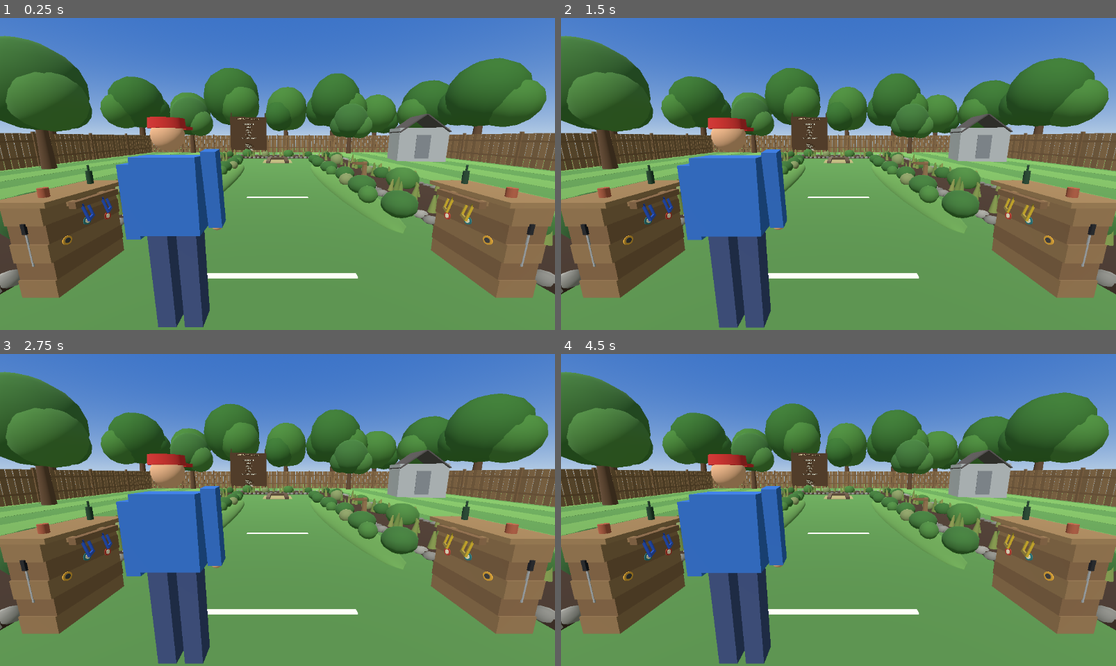
Above: before the commit, frames 1-4 (two rows, left to right).
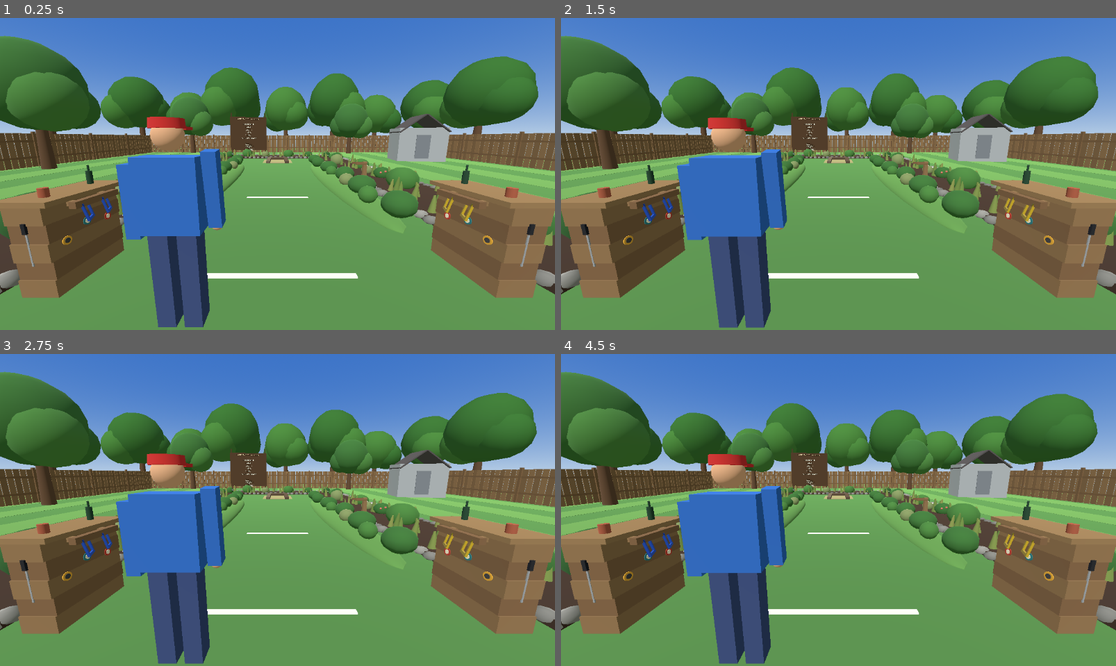
Above: after the commit, the same moments.

Repository: SibioJak/vr-horseshoes
Game: Godot game, scene res://main.tscn
Same seed, same stepped clock (60 frames per second), same inputs: the game is played once before the commit and once after it.
Inputs:
- Up to frame 1 (0.25 s): no input
- Up to frame 2 (1.5 s): no input
- Up to frame 3 (2.75 s): no input
- Up to frame 4 (4.5 s): no input

The runs differ from the first frame. In frame 1, 2.3% of the frame differs, in the area x 13-99%, y 12-50%; in frame 2, 2.3%; in frame 3, 2.3%; in frame 4, 2.4%.

Commit message:
Stage 2 / Stage A (final, code): guards and proof rig
Smoke gains the built-tree guards (Stage A exists fully planted, zero
collision anywhere under it, tree line on its surveyed spots, every
canopy wearing the sway shader with its amplitude set in one place);
the flower clusters plant denser so the accents read. The proof rig
gains the perimeter frames and the sway pair with its pixel
measurement. Tallies in the proofs commit that follows.

Diff:
--- a/scripts/main.gd
+++ b/scripts/main.gd
@@ -1393,10 +1393,10 @@
 	var flower_tfs: Array = []
 	var flower_cols: Array = []
 	for pt: Vector3 in shrub_pts:
-		if rng.randf() > 0.65:
+		if rng.randf() > 0.80:
 			continue
 		var fc: Color = flower_pal[rng.randi_range(0, flower_pal.size() - 1)]
-		var n_dots: int = rng.randi_range(4, 7)
+		var n_dots: int = rng.randi_range(5, 8)
 		for i: int in n_dots:
 			var off := Vector3(rng.randf_range(-0.34, 0.34), 0.0,
 				rng.randf_range(-0.34, 0.34))
@@ -1440,6 +1440,9 @@
 		var sm := ShaderMaterial.new()
 		sm.shader = sway_shader
 		sm.set_shader_parameter("albedo", c)
+		# Set explicitly (not left to the shader default) so
+		# the value has one home and the suites can read it.
+		sm.set_shader_parameter("sway_amp", 0.045)
 		leaf_mats.append(sm)
 	var blobs: Array = [
 		[Vector3(0.0, 3.1, 0.0), 1.6],
--- a/tests/render_proofs.gd
+++ b/tests/render_proofs.gd
@@ -39,6 +39,18 @@
 ##     round's end: the live pit closeup (all four settled shoes
 ##     parked around the stake, one dud wide) over the round's
 ##     score breakdown, seen from the player's eye.
+##   proofs/perimeter_from_40.png - Stage A from the 40 ft line
+##     at eye height: beds and stone framing the lane, the tree
+##     line beyond the far fence.
+##   proofs/perimeter_from_pit.png - Stage A from behind the
+##     pit looking back: the planted yard behind the player.
+##   proofs/bed_closeup.png - a right-hand bed at arm's length:
+##     stones, shrubs, tufts, flower dots.
+##   proofs/sway_a.png / sway_b.png - the sway pair: one
+##     designated background canopy against the sky, shot twice
+##     ~6 s apart; the suite MEASURES the canopy's displacement
+##     between the frames (see _canopy_centroid) and asserts it
+##     moved a little - present, small, never a lurch.
 ## These prove the rendered path + input path work together; they do
 ## NOT prove headset feel. The XR interaction layer is only verified
 ## when Chris runs it in the headset.
@@ -105,6 +117,42 @@
 		for y: int in range(0, img.get_height(), step):
 			distinct[img.get_pixel(x, y).to_rgba32()] = true
 	check(distinct.size() > 25, "frame at %s is a real scene (%d sampled colors)" % [out_rel, distinct.size()])
+
+
+## Like snap(), but hands back the frame for measurement.
+func snap_image(out_rel: String) -> Image:
+	await RenderingServer.frame_post_draw
+	var img: Image = root.get_texture().get_image()
+	var out_path: String = ProjectSettings.globalize_path(out_rel)
+	var err: Error = img.save_png(out_path)
+	check(err == OK, "screenshot saved to %s" % out_rel)
+	return img
+
+
+## The canopy's green run on one scanline: the run of
+## canopy-green pixels (green dominant over blue and red -
+## the sky behind is blue, the fence brown) that CONTAINS the
+## image centre column, returned as (centroid_x, width), or
+## (-1, 0) when no such run exists. The sway camera aims at
+## the canopy's centre, so its run is the centre one; grass
+## and beds sit far below the chosen scanline.
+func canopy_centroid(img: Image, y: int) -> Vector2:
+	var cx: int = img.get_width() / 2
+	var run_start: int = -1
+	var found := Vector2(-1.0, 0.0)
+	for x: int in img.get_width():
+		var px: Color = img.get_pixel(x, y)
+		var green: bool = px.g > px.b + 0.03 and px.g >= px.r
+		if green and run_start < 0:
+			run_start = x
+		elif not green and run_start >= 0:
+			if run_start <= cx and x - 1 >= cx:
+				found = Vector2(float(run_start) + float(x - run_start) * 0.5, float(x - run_start))
+			run_start = -1
+	if run_start >= 0 and run_start <= cx:
+		found = Vector2(float(run_start) + float(img.get_width() - run_start) * 0.5,
+			float(img.get_width() - run_start))
+	return found
 
 
 func _init() -> void:
@@ -157,6 +205,65 @@
 	await settle(6)
 	await snap(cam_a, "res://proofs/court_view.png")
 	cam_a.queue_free()
+
+	# --- Proof A3: the STAGE A perimeter (Stage 2) ---
+	# From the 40 ft line at standing eye height, down-court:
+	# the beds and their stone frame the lane, and the tree
+	# line stands beyond the far fence behind the pit.
+	var cam_p := Camera3D.new()
+	cam_p.fov = 55.0
+	cam_p.position = Vector3(0.8, 1.62, 0.6)
+	main.add_child(cam_p)
+	cam_p.look_at(Vector3(0.0, 0.4, -12.192), Vector3.UP)
+	cam_p.current = true
+	await settle(6)
+	await snap(cam_p, "res://proofs/perimeter_from_40.png")
+	# From behind the pit, looking back the way the player
+	# came: lane rows, beds, both stations, and the tree line
+	# over the pitching end.
+	cam_p.position = Vector3(0.0, 1.7, -15.0)
+	cam_p.look_at(Vector3(0.0, 0.9, 3.0), Vector3.UP)
+	await settle(6)
+	await snap(cam_p, "res://proofs/perimeter_from_pit.png")
+	# A bed close-up: stone edge, tufts, shrubs and flower
+	# dots in the right-hand bed, mid-lane.
+	cam_p.position = Vector3(2.1, 0.75, -4.4)
+	cam_p.look_at(Vector3(3.9, 0.10, -6.6), Vector3.UP)
+	await settle(6)
+	await snap(cam_p, "res://proofs/bed_closeup.png")
+	cam_p.queue_free()
+
+	# --- Proof A4: the sway pair (Stage A) ---
+	# BGTree3 - the big far tree at (-5, -22.8), canopy centre
+	# ~(-5, 5.9) - framed against the sky and shot twice ~6 s
+	# apart. The canopy run on a mid-canopy scanline must MOVE
+	# between frames, a little: at this distance (8.6 m, fov
+	# 55, 1280 wide) a pixel is ~7.0 mm, and the shader leans
+	# the crown a degree or two - single-digit to low-double-
+	# digit pixels, never a lurch, never a statue.
+	var cam_s := Camera3D.new()
+	cam_s.fov = 55.0
+	cam_s.position = Vector3(-5.0, 5.4, -14.2)
+	main.add_child(cam_s)
+	cam_s.look_at(Vector3(-5.0, 5.9, -22.8), Vector3.UP)
+	cam_s.current = true
+	await settle(6)
+	var sway_img_a: Image = await snap_image("res://proofs/sway_a.png")
+	await create_timer(6.0).timeout
+	var sway_img_b: Image = await snap_image("res://proofs/sway_b.png")
+	cam_s.queue_free()
+	var scan_y: int = int(float(sway_img_a.get_height()) * 0.45)
+	var run_a: Vector2 = canopy_centroid(sway_img_a, scan_y)
+	var run_b: Vector2 = canopy_centroid(sway_img_b, scan_y)
+	check(run_a.x >= 0.0 and run_b.x >= 0.0,
+		"sway pair: the designated canopy fills the frame centre in both shots (runs %.0f / %.0f px wide)"
+		% [run_a.y, run_b.y])
+	if run_a.x >= 0.0 and run_b.x >= 0.0:
+		var shift_px: float = absf(run_b.x - run_a.x)
+		var m_per_px: float = 2.0 * 8.61 * tan(deg_to_rad(27.5)) / 1280.0
+		check(shift_px >= 1.0 and shift_px <= 30.0,
+			"sway pair: canopy displaced %.1f px = %.3f m in ~6 s - moving, and small"
+			% [shift_px, shift_px * m_per_px])
 
 	# --- Proof A2: board close-up, MID-GAME (Backyard Game v1) ---
 	# Seed a game in progress, so the board renders its game
--- a/tests/smoke_main.gd
+++ b/tests/smoke_main.gd
@@ -963,6 +963,73 @@
 						% [row_name, top, h_line])
 				check(n_shrubs >= 9,
 					"FP18: %s carries its dotted plants (%d shrubs)" % [row_name, n_shrubs])
+	# --- Stage A: the planted perimeter (Stage 2, the ground) ---
+	# Beds, stone and the tree line are VISUAL ONLY - the
+	# structural guards: the stage exists fully planted, no
+	# collision hides anywhere under it, the tree line stands
+	# on its surveyed spots, and every background canopy wears
+	# the sway shader with a live amplitude. (Footprints are
+	# guarded numerically in the logic suite.)
+	var stage_a: Node = null
+	if main.scenery_root != null:
+		stage_a = main.scenery_root.get_node_or_null("StageA")
+	check(stage_a != null, "Stage A: the planted perimeter exists")
+	if stage_a != null:
+		var n_colliders: int = 0
+		var stack: Array = [stage_a]
+		while not stack.is_empty():
+			var nd: Node = stack.pop_back()
+			if nd is CollisionObject3D or nd is CollisionShape3D:
+				n_colliders += 1
+			for ch: Node in nd.get_children():
+				stack.append(ch)
+		check(n_colliders == 0,
+			"Stage A: no collision anywhere in the planted perimeter (%d found)" % n_colliders)
+		var beds_node: Node = stage_a.get_node_or_null("Beds")
+		check(beds_node != null, "Stage A: the beds are built")
+		if beds_node != null:
+			var n_mulch: int = 0
+			for ch: Node in beds_node.get_children():
+				if ch is MeshInstance3D:
+					n_mulch += 1
+			check(n_mulch == 3, "Stage A: three mulch beds (%d)" % n_mulch)
+			var stones: Node = beds_node.get_node_or_null("Stones")
+			check(stones != null and (stones as MultiMeshInstance3D).multimesh.instance_count >= 200,
+				"Stage A: stone edging rings the beds (%d stones)"
+				% ((stones as MultiMeshInstance3D).multimesh.instance_count if stones != null else 0))
+			var n_shrubs_a: int = 0
+			for fi: int in 3:
+				var sh: Node = beds_node.get_node_or_null("Shrubs%d" % fi)
+				if sh != null:
+					n_shrubs_a += (sh as MultiMeshInstance3D).multimesh.instance_count
+			check(n_shrubs_a >= 24, "Stage A: the beds are planted with shrubs (%d)" % n_shrubs_a)
+			var tufts: Node = beds_node.get_node_or_null("Tufts")
+			check(tufts != null and (tufts as MultiMeshInstance3D).multimesh.instance_count >= 120,
+				"Stage A: ornamental grass tufts fill the beds (%d)"
+				% ((tufts as MultiMeshInstance3D).multimesh.instance_count if tufts != null else 0))
+			var flowers: Node = beds_node.get_node_or_null("Flowers")
+			check(flowers != null and (flowers as MultiMeshInstance3D).multimesh.instance_count >= 80,
+				"Stage A: flowering accents dot the beds (%d)"
+				% ((flowers as MultiMeshInstance3D).multimesh.instance_count if flowers != null else 0))
+		var trees_node: Node = stage_a.get_node_or_null("Trees")
+		check(trees_node != null and trees_node.get_child_count() == main.stage_a_tree_spots().size(),
+			"Stage A: the tree line stands beyond the fence (%d trees)"
+			% (trees_node.get_child_count() if trees_node != null else 0))
+		if trees_node != null:
+			var spot0: Array = main.stage_a_tree_spots()[0]
+			var want0: Vector3 = spot0[0]
+			check((trees_node.get_child(0) as Node3D).global_position.distance_to(want0) < 0.01,
+				"Stage A: tree line stands on its surveyed spots")
+			var sway_ok: bool = true
+			for t: Node in trees_node.get_children():
+				for cn: Node in t.get_children():
+					if cn.name == "Canopy":
+						var m: ShaderMaterial = (cn as MeshInstance3D).material_override as ShaderMaterial
+						if m == null or m.get_shader_parameter("sway_amp") == null \
+								or float(m.get_shader_parameter("sway_amp")) <= 0.0:
+							sway_ok = false
+			check(sway_ok, "Stage A: every background canopy wears the sway shader")
+
 	var sky_ok: bool = false
 	for child: Node in main.get_children():
 		if child is WorldEnvironment:
